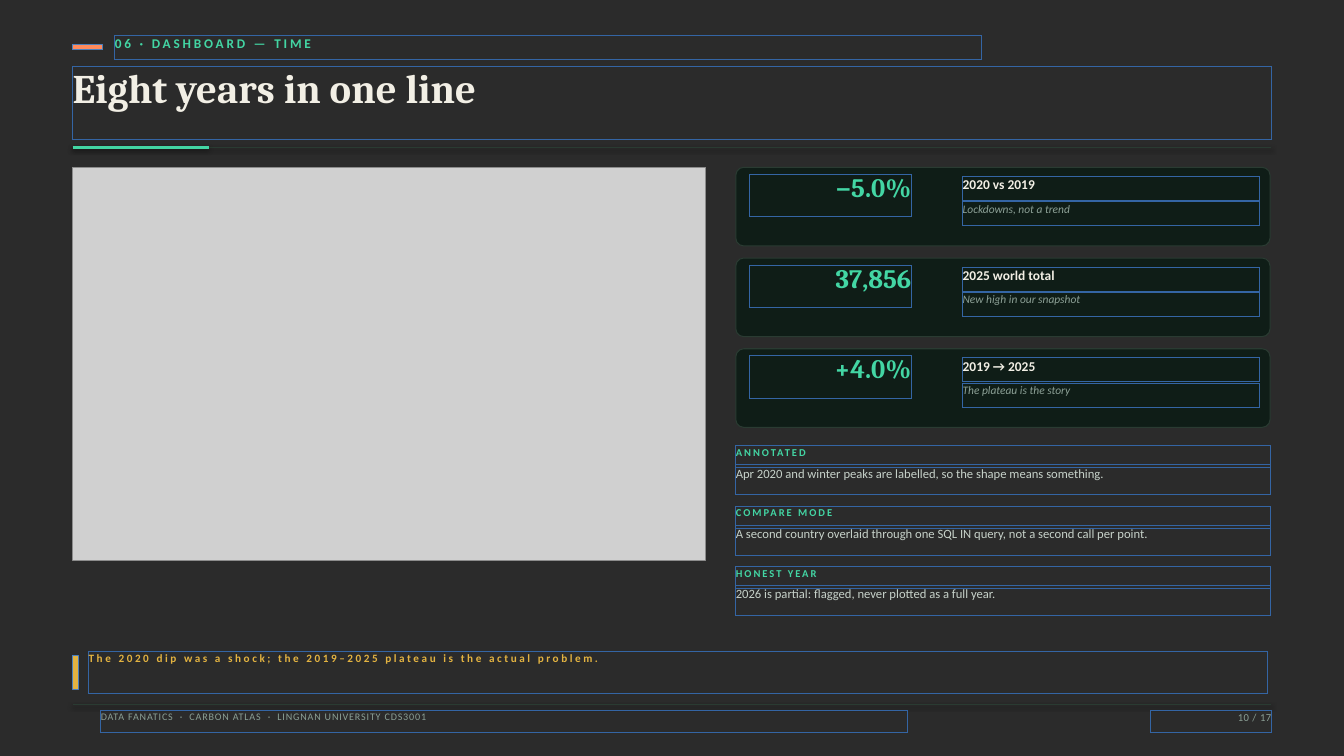
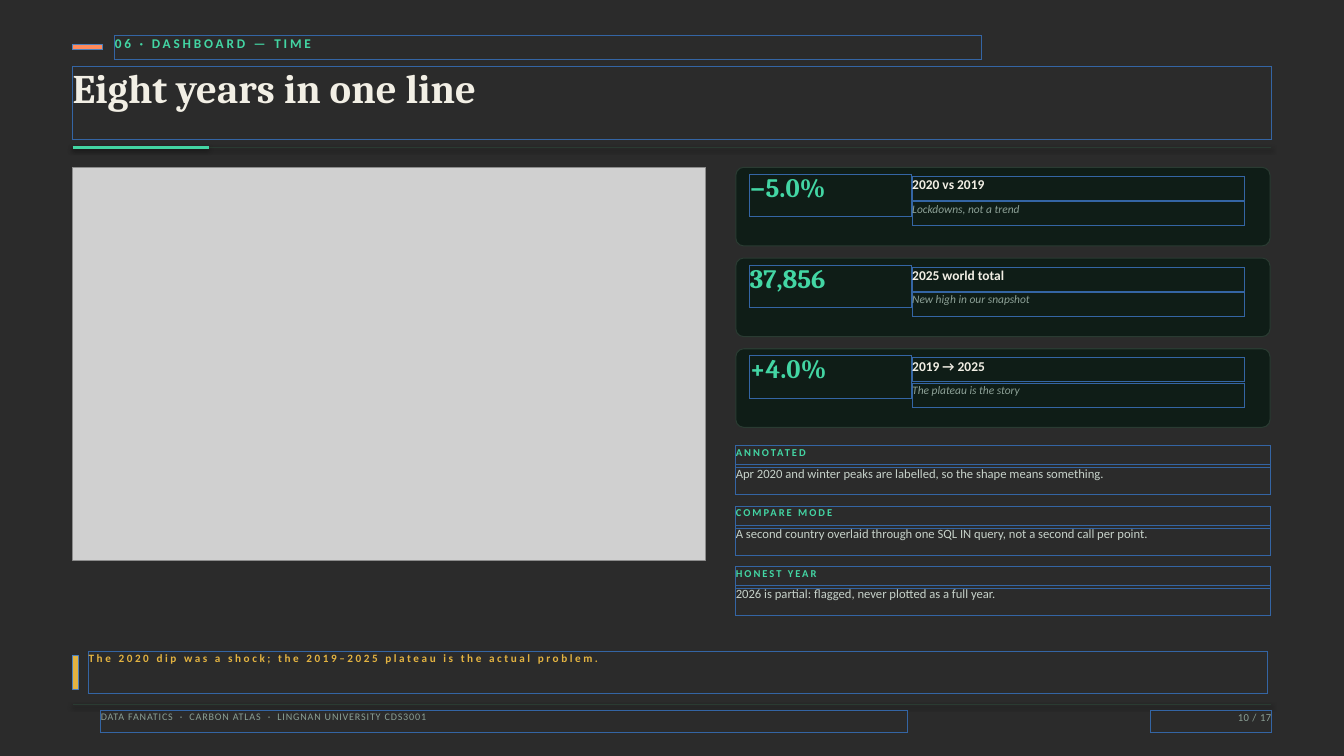
Before and after one commit to AaaaaronLIN/carbon-atlas-cds3001, a slide deck: slide 10 of deliverable/Carbon_Atlas_Deck.pptx. Drawn at 1344x756 pixels with LibreOffice and Linux fonts; fonts in the diff are those of the drawing; grey boxes stand for pictures; background and template pictures are left out; a plain dark background stands for a picture behind light text. Boxes give left, top, right and bottom in pixels: in the first picture for what was removed or moved away, otherwise in the second. Text is boxed around its words. In the diff, an @@ line names an element or a change of style, - is before the commit and + after.

Commit message:
deck: restore left-aligned KPI values; verify takeaway rows and slide bounds

```diff
--- a/deliverable/Carbon_Atlas_Deck.pptx
+++ b/deliverable/Carbon_Atlas_Deck.pptx
@@ text "2020 vs 2019" rewrapped from <box>963,180,1035,189</box> to <box>912,178,984,193</box> @@
@@ text "Lockdowns, not a trend" rewrapped from <box>963,205,1070,214</box> to <box>912,203,1020,216</box> @@
@@ text "2025 world total" rewrapped from <box>963,270,1054,280</box> to <box>912,269,1004,284</box> @@
@@ text "New high in our snapshot": place and size @@
-text "New high in our snapshot" at <box>963,295,1080,305</box>
+text "New high in our snapshot" at <box>912,294,1030,307</box>
@@ alignment right to left in 3 elements at <box>750,174,826,198</box>, <box>750,265,826,292</box>, <box>750,355,827,379</box> @@
@@ text "2019 → 2025" rewrapped from <box>963,362,1035,371</box> to <box>912,359,985,374</box> @@
@@ text "The plateau is the story": place and size @@
-text "The plateau is the story" at <box>963,386,1070,396</box>
+text "The plateau is the story" at <box>912,385,1020,398</box>
```
Also in this commit, not shown: 4 other files.
